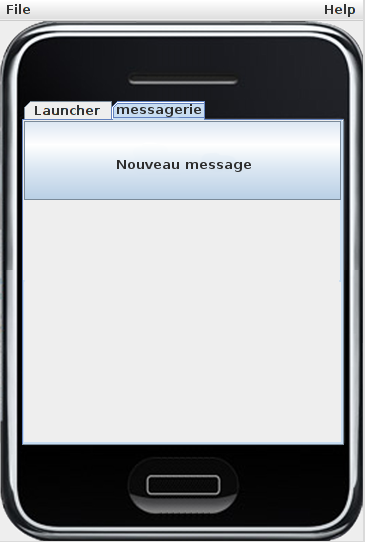
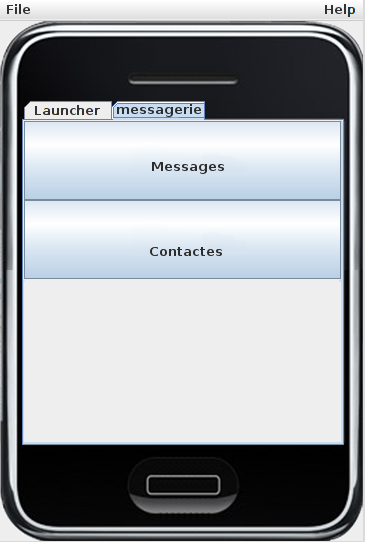
Two versions of the same layered image (365px x 542px). Layer-by-layer changes:
renamed "Nouveau message" to "Messages", painted on it over bbox(117, 160, 251, 174)
added layer "Contactes" above "Bouton Contactes" over bbox(150, 247, 222, 256)
added layer "Bouton Contactes" above "Onglet" over bbox(24, 200, 341, 279)
